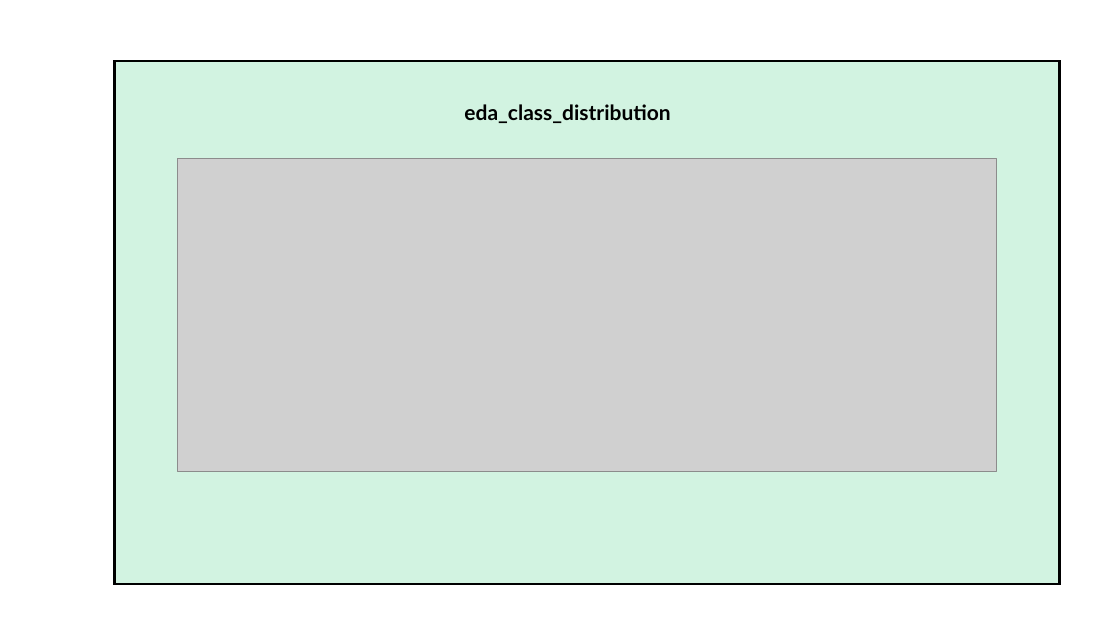
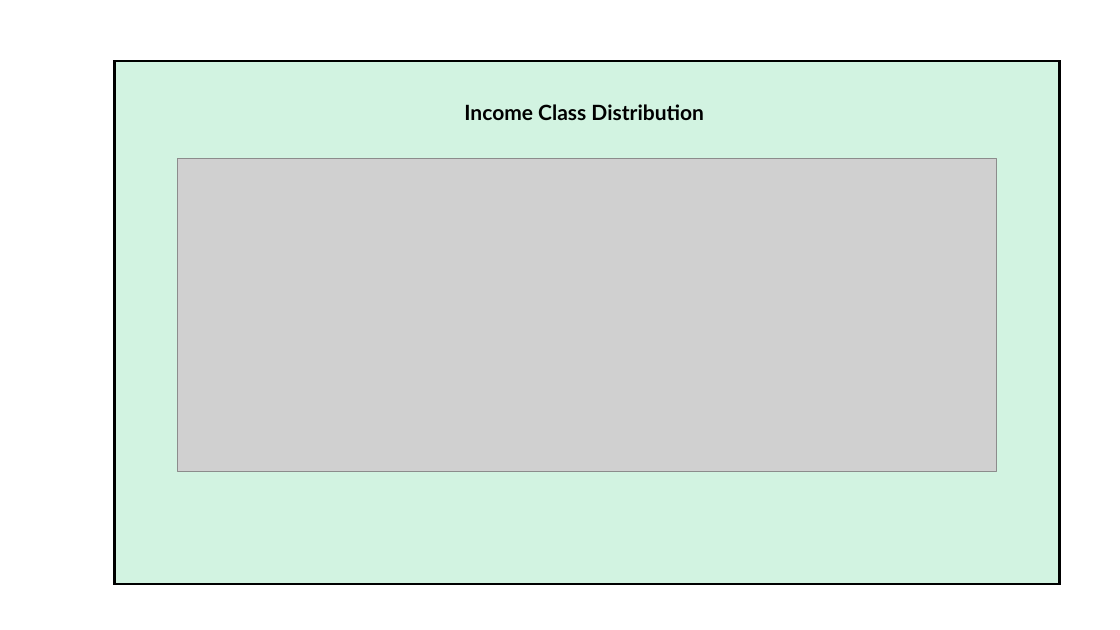
Before and after one commit to htoor2026/PROG2590, a slide deck: slide 5 of PROG2590_Group5_Presentation.pptx (slide 20 before the commit). Drawn at 1120x630 pixels with LibreOffice and Linux fonts; fonts in the diff are those of the drawing; grey boxes stand for pictures. Boxes give left, top, right and bottom in pixels: in the first picture for what was removed or moved away, otherwise in the second. Text is boxed around its words. In the diff, an @@ line names an element or a change of style, - is before the commit and + after.

```diff
--- a/PROG2590_Group5_Presentation.pptx
+++ b/PROG2590_Group5_Presentation.pptx
@@ text at (464,104,704,120): text changed @@
-eda_class_distribution
+Income Class Distribution
```
Also in this commit, not shown: 8 other slides changed, 9 slides added, 4 slides removed, 17 other files.
